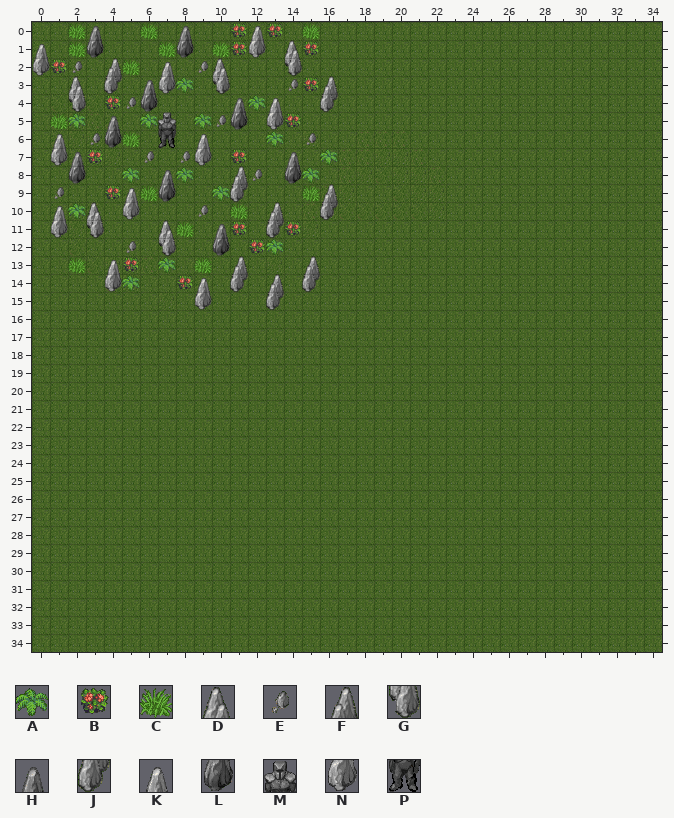
An edit to a level. Tiled map, PlaceholderGame/core/assets/Tiles for testing/Map1.tmx. The first picture shows the starting point.
Cells are 32x32 px. Shown: x 0..34, y 0..34. The commit also replaced the tileset; all pictures use the new one.
Key: from "Tileset": A 151, B 167, C 168, D 203, E 204, F 205, G 219, H 220, J 221, K 235, L 236, M 237, N 251, P 253.
_ is an empty cell.
Layers that did not change in this view are not listed.
Layer "Walls" before, first column x 0:
 0 ___H____H___K______________
 1 K__L____L___N_D____________
 2 N_E_F__K_ED___G____________
 3 __D_J_HN__G___E_F__________
 4 __G__EL____H_K__J__________
 5 ____H__M__EL_N_____________
 6 _K_EL__P_K_____E___________
 7 _NH___E_EN____H____________
 8 __L____H___FE_L____________
 9 _E___K_L___J____F__________
10 _K_D_N___E___F__J__________
11 _N_G___D__H__J_____________
12 _____E_G__L________________
13 ____K______F___F___________
14 ____N____K_J_F_J___________
15 _________N___J_____________
16 ___________________________
17 ___________________________
18 ___________________________
19 ___________________________
20 ___________________________
21 ___________________________
22 ___________________________
23 ___________________________
24 ___________________________
25 ___________________________
26 ___________________________
27 ___________________________
28 ___________________________
29 ___________________________
30 ___________________________
31 ___________________________
32 ___________________________
33 ___________________________
34 ___________________________
Layer "Fauna" before, first column x 0:
 0 __C___C____B_B_C________
 1 __C____C__CB___B________
 2 _B___C__________________
 3 ________A______B________
 4 ____B_______A___________
 5 _CA___A__A____B_________
 6 _____C_______A__________
 7 ___B_______B____A_______
 8 _____A__A______A________
 9 ____B_C___A____C________
10 __A________C____________
11 ________C__B__B_________
12 ____________BA__________
13 __C__B_A_C______________
14 _____A__B_______________
15 ________________________
16 ________________________
17 ________________________
18 ________________________
New version:
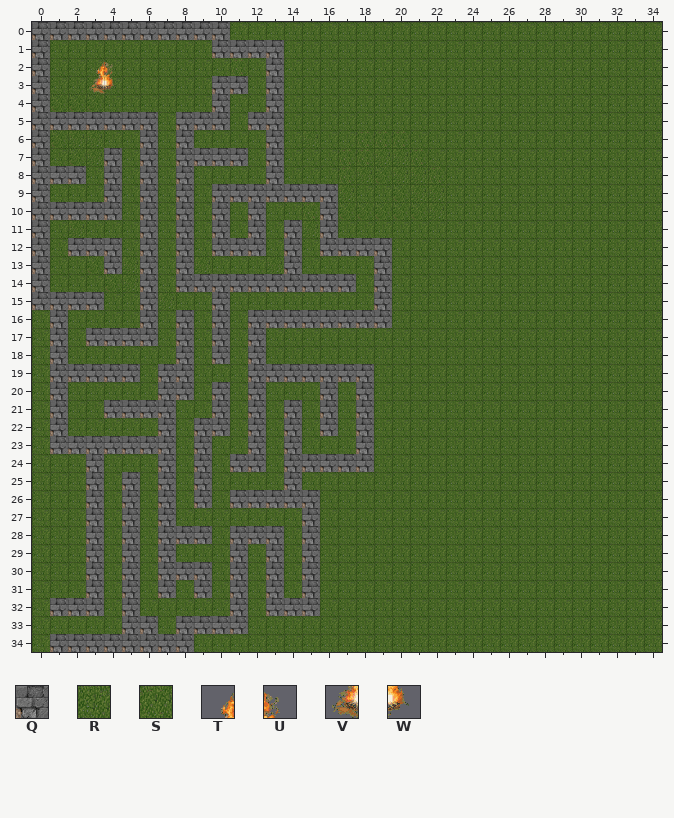
Further tiles: from "Tileset": Q 62, R 78, S 79, T 116, U 117, V 132, W 133.
What changed:
Changed rows in their new state; . is an unchanged cell.
Layer "Walls":
first column x 0:
 0 QQQQQQQQQQQ._.......
 1 Q.._...._.QQQQ_.....
 2 Q._TU.._._RS.Q_.....
 3 Q._VW.__..QQ.Q_._...
 4 Q._..__...Q_.Q.._...
 5 QQQQQQQ_QQQ_QQ......
 6 Q_.__.Q_Q_...Q._....
 7 Q__.Q.Q.QQQQ.Q_.....
 8 QQQ.Q.Q_Q..__Q_.....
 9 Q_..Q_Q_Q.QQQQQQQ...
10 QQQQQ_Q.Q_QRQR..Q...
11 Q_._..Q_Q.Q.Q_Q.Q...
12 Q.QQQ_Q_Q.QQQ.Q.QQQQ
13 Q...Q.Q.Q.._..Q_...Q
14 Q..._.Q.QQQQQQQQQQ.Q
15 QQQQ..Q.._Q.._.....Q
16 .Q....Q.Q.Q.QQQQQQQQ
17 .Q.QQQQ.Q.Q.Q.......
18 .Q......Q.Q.Q.......
19 .QQQQQ.QQ...QQQQQQQ.
20 .Q.....QQ.Q.Q...Q.Q.
21 .Q..QQQQ..Q.Q.Q.Q.Q.
22 .Q.....Q.QQ.Q.Q.Q.Q.
23 .QQQQQQQ.Q..Q.Q...Q.
24 ...Q...Q.Q.QQ.QQQQQ.
25 ...Q.Q.Q.Q....Q.....
26 ...Q.Q.Q.Q.QQQQQ....
27 ...Q.Q.Q.......Q....
28 ...Q.Q.QQQ.QQQ.Q....
29 ...Q.Q.Q...Q.Q.Q....
30 ...Q.Q.QQQ.Q.Q.Q....
31 ...Q.Q.Q.Q.Q.Q.Q....
32 .QQQ.Q.....Q.QQQ....
33 .....QQ.QQQQ........
34 .QQQQQQQQ...........
Layer "Fauna" (removed):
first column x 1:
 0 ._..._...._._._.
 1 ._...._..__..._.
 2 _..._...........
 3 ......._......_.
 4 ..._......._....
 5 __..._.._...._..
 6 ...._......._...
 7 .._......._...._
 8 ...._.._......_.
 9 ..._._..._...._.
10 ._........_.....
11 ......._.._.._..
12 ...........__...
13 ._.._._._.......
14 ...._.._........
Changed places in both pictures, as pixel boxes (x1, y1, x2, y2):
changed: (32, 22, 392, 652)
